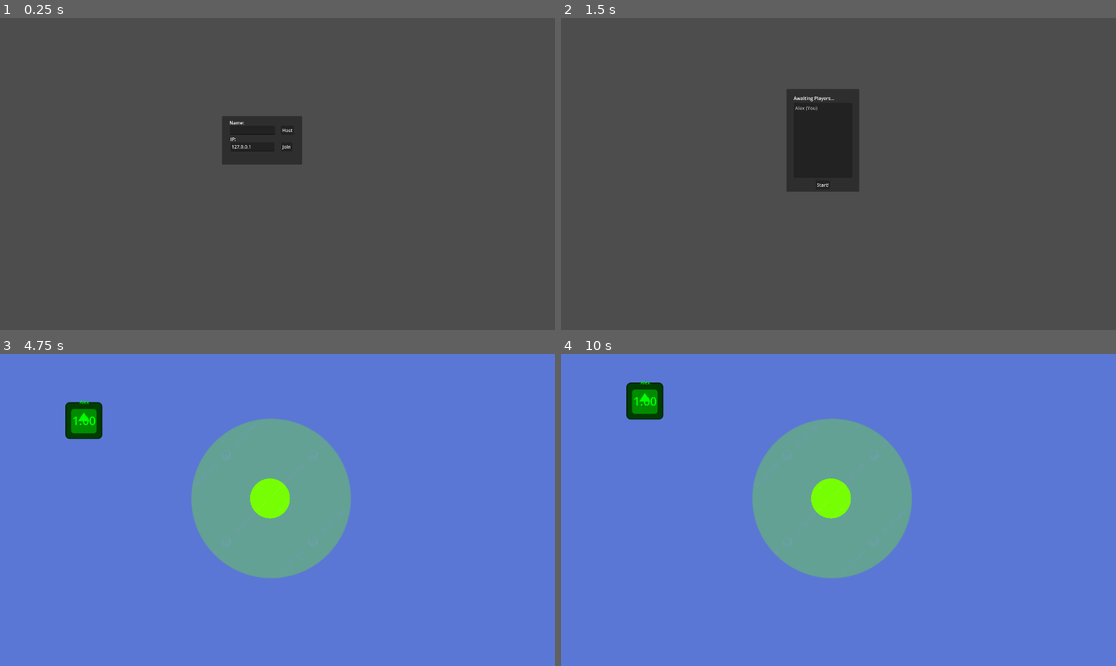
Above: before the commit, frames 1-4 (two rows, left to right).
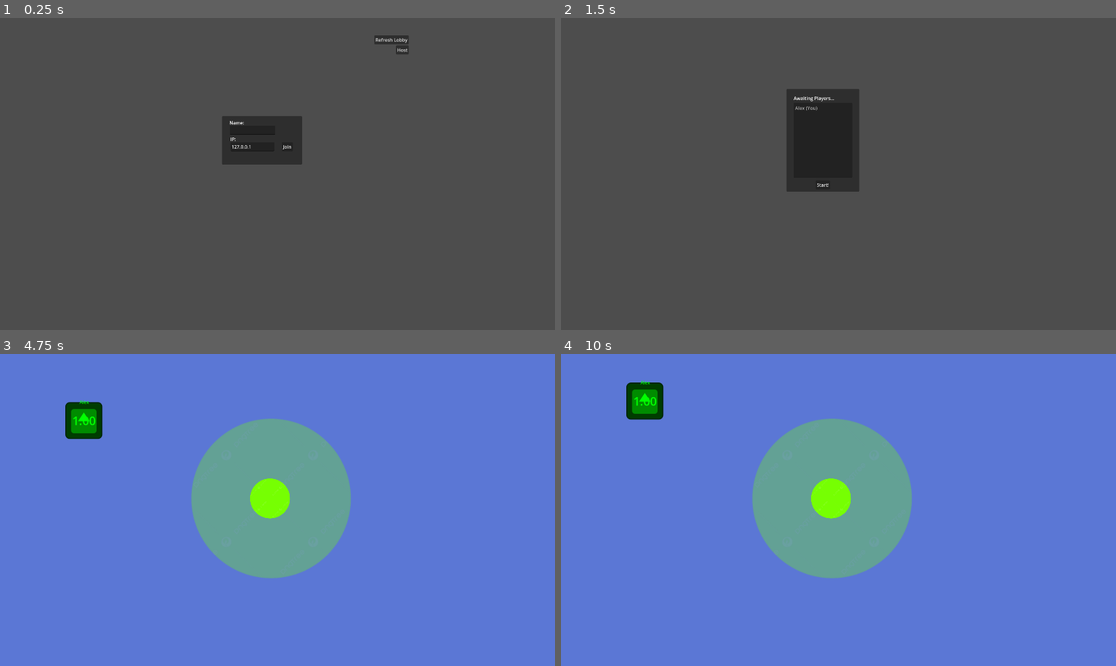
Above: after the commit, the same moments.

Repository: ash4rk/godot_polygon
Game: Godot game, scene res://lobby.tscn
The game is run twice, just before and just after one commit, with the same random seed, the same clock (stepped at 60 frames per second) and the same inputs. The engine's default icon, where the game draws it, is replaced by a stand-in: a white triangle on a blue panel in a dark square.
Inputs (mouse positions are in pixels of both pictures, inside the frame that each line leads up to):
- Up to frame 1 (0.25 s): no input
- Up to frame 2 (1.5 s): click (810, 130) at 0.52 s; type "Alex" at 0.6 s; click "Host" at 1.25 s
- Up to frame 3 (4.75 s): click "Start!" at 2 s; tap Enter at 2.75 s; move the mouse to (399, 494) at 2.77 s; hold D (right) 2.78-3.53 s; move the mouse to (166, 525) at 3.52 s; hold S (down) 3.53-4.28 s; move the mouse to (333, 441) at 4.27 s; hold D (right) from 4.28 s (still down)
- Up to frame 4 (10 s): move the mouse to (810, 572) at 5.02 s; release D (right) at 5.03 s; hold W (up) 5.03-5.78 s; move the mouse to (1005, 556) at 5.77 s; hold A (left) 5.78-7.28 s; move the mouse to (672, 463) at 6.52 s; move the mouse to (866, 510) at 7.27 s; hold S (down) 7.28-8.03 s; move the mouse to (755, 432) at 8.02 s; hold D (right) 8.03-8.78 s; move the mouse to (960, 494) at 8.77 s; hold W (up) 8.78-9.53 s; move the mouse to (727, 525) at 9.52 s; hold D (right) from 9.53 s (still down)

The runs differ from the first frame. In frame 1, 0.2% of the frame differs, in the area x 50-74%, y 5-43%; in frame 2, nothing differs; in frame 3, less than 0.1%; in frame 4, less than 0.1%.

Commit message:
FEAT: Implement auto server hosting via cmdline args

Diff:
--- a/circles_and_greens/globals/gamestate.gd
+++ b/circles_and_greens/globals/gamestate.gd
@@ -86,12 +86,13 @@
 	get_tree().set_pause(false) # Unpause and unleash the game!
 
 
-func host_game(new_player_name):
+func host_game(new_player_name: String, port: int) -> Error:
 	player_name = new_player_name
 	peer = ENetMultiplayerPeer.new()
 	peer.set_bind_ip("0.0.0.0")
-	peer.create_server(DEFAULT_PORT, MAX_PEERS)
+	var err = peer.create_server(port, MAX_PEERS)
 	multiplayer.set_multiplayer_peer(peer)
+	return err
 
 
 func join_game(ip, new_player_name):
--- a/circles_and_greens/lobby.gd
+++ b/circles_and_greens/lobby.gd
@@ -14,6 +14,28 @@
 		var desktop_path = OS.get_system_dir(0).replace("\\", "/").split("/")
 		$Connect/Name.text = desktop_path[desktop_path.size() - 2]
 
+	if OS.get_cmdline_user_args().has("--server"):
+		var arguments = _parse_cmdline_user_args()
+		print("auto run server with port ", arguments["port"])
+		var err = gamestate.host_game("Server", int(arguments["port"]))
+		if (err == Error.OK):
+			$Connect.hide()
+			$Players.show()
+			refresh_lobby()
+		else:
+			print("Auto server host failed. Error: ", err)
+
+func _parse_cmdline_user_args():
+	print("cmdline_user_args: ", OS.get_cmdline_user_args())
+	var arguments = {}
+	for argument in OS.get_cmdline_user_args():
+		if argument.find("=") > -1:
+			var key_value = argument.split("=")
+			arguments[key_value[0].lstrip("--")] = key_value[1]
+		else:
+		# Options without an argument will be present in the dictionary,  # with the value set to an empty string.
+			arguments[argument.lstrip("--")] = ""
+	return arguments
 
 func _on_host_pressed():
 	if $Connect/Name.text == "":
@@ -25,8 +47,9 @@
 	$Connect/ErrorLabel.text = ""
 
 	var player_name = $Connect/Name.text
-	gamestate.host_game(player_name)
+	gamestate.host_game(player_name, 10567)
 	refresh_lobby()
+
 
 
 func _on_join_pressed():
@@ -86,3 +109,7 @@
 
 func _on_start_pressed():
 	gamestate.begin_game()
+
+
+func _on_refresh_pressed():
+	refresh_lobby()
--- a/circles_and_greens/lobby.tscn
+++ b/circles_and_greens/lobby.tscn
@@ -115,19 +115,28 @@
 
 [node name="Host" type="Button" parent="Connect"]
 layout_mode = 0
-offset_left = 203.5
-offset_top = 32.5
-offset_right = 247.5
-offset_bottom = 63.5
+offset_left = 601.5
+offset_top = -245.5
+offset_right = 645.5
+offset_bottom = -214.5
 text = "Host"
 
 [node name="Join" type="Button" parent="Connect"]
 layout_mode = 0
-offset_left = 204.5
+offset_left = 206.5
 offset_top = 89.5
-offset_right = 242.5
+offset_right = 244.5
 offset_bottom = 120.5
 text = "Join"
+
+[node name="Refresh" type="Button" parent="Connect"]
+layout_mode = 0
+offset_left = 526.5
+offset_top = -280.5
+offset_right = 645.5
+offset_bottom = -249.5
+text = "Refresh Lobby
+"
 
 [node name="ErrorLabel" type="Label" parent="Connect"]
 layout_mode = 1
@@ -147,3 +156,4 @@
 [connection signal="pressed" from="Players/Start" to="." method="_on_start_pressed"]
 [connection signal="pressed" from="Connect/Host" to="." method="_on_host_pressed"]
 [connection signal="pressed" from="Connect/Join" to="." method="_on_join_pressed"]
+[connection signal="pressed" from="Connect/Refresh" to="." method="_on_refresh_pressed"]
--- a/circles_and_greens/project.godot
+++ b/circles_and_greens/project.godot
@@ -23,6 +23,10 @@
 
 window/size/viewport_width=1920
 window/size/viewport_height=1080
+
+[editor]
+
+run/main_run_args="++ --server --port=10567"
 
 [input]
 
